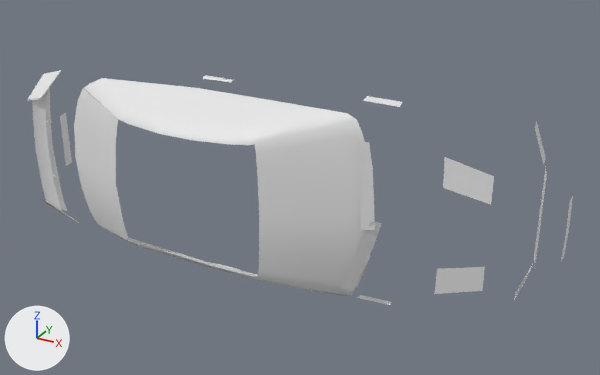
The OBJ model BMW/M3GTR/Meshes/trims.obj, before and after one commit.
The view is the same before and after, from a camera (50 mm lens) standing at (123.3, -234.1, 105.5) and looking at (7.3, -23.2, 0.0). Lighting does not change. The marker at lower left points along +X, +Y and +Z. The first picture is the older version. Where no turn or scale is listed for an object, it has been applied to the vertices.

Script lines for the objects in view, before the commit:
```python
me_shape13_004 = bpy.data.meshes.new('shape13.004')
me_shape13_004.from_pydata(...)  # 66 vertices, 94 faces; spans x -67.4..29.8, y -48.6..-30.6, z -30.4..30.4
me_shape18 = bpy.data.meshes.new('shape18')
me_shape18.from_pydata(...)  # 18 vertices, 14 faces; spans x -89.0..88.0, y -28.0..-10.0, z -10.0..10.0
me_shape4_callback_47_b0 = bpy.data.meshes.new('shape4_callback_47_b0')
me_shape4_callback_47_b0.from_pydata(...)  # 16 vertices, 16 faces; spans x -89.6..-79.4, y -40.3..-32.9, z -28.8..28.8
ob_shape13_004 = bpy.data.objects.new('shape13.004', me_shape13_004)
ob_shape13_004.location = (0.0, 0.0, 0.0)
ob_shape18 = bpy.data.objects.new('shape18', me_shape18)
ob_shape18.location = (0.0, 0.0, 0.0)
ob_shape4_callback_47_b0 = bpy.data.objects.new('shape4_callback_47_b0', me_shape4_callback_47_b0)
ob_shape4_callback_47_b0.location = (0.0, 0.0, 0.0)
# also in view: 'shape11.013' at (33.0, -32.9, -2.0); 'shape4_callback_47_b0.001' at (-85.5, -37.8, 0.0); 'shape11.007' at (77.2, -9.0, 0.0); 'shape13.001' at (20.9, -39.0, 0.0); 'shape11.011' at (62.6, -28.4, 0.0)
```
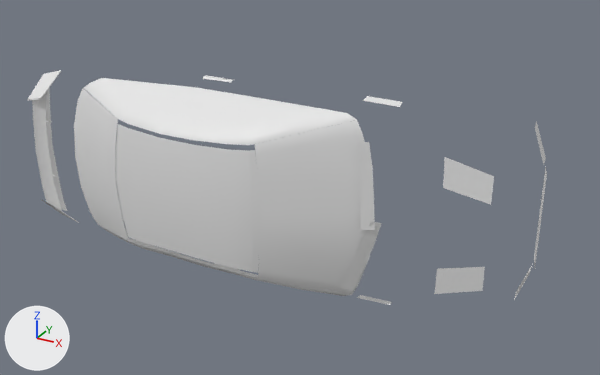
What changed in the scene script:
```text
Add me_shape15_004:
    me_shape15_004.from_pydata([(5.3, -45.9, 20.0), (3.7, -46.7, 19.8), (6.3, -46.6, 12.2), (4.4, -47.3, 12.3), (6.8, -47.0, 0.0), (4.8, -47.7, 0.0), (5.3, -45.9, -20.0), (3.7, -46.7, -19.8), (6.3, -46.6, -12.2), (4.4, -47.3, -12.3)], [], [(3, 0, 1), (5, 2, 3), (9, 6, 8), (5, 8, 4), (3, 2, 0), (5, 4, 2), (9, 7, 6), (5, 9, 8)])
Add me_shape11_018:
    me_shape11_018.from_pydata(...)  # 30 vertices, 40 faces; spans x -46.4..4.8, y -50.0..-46.6, z -19.8..19.8
Remove ob_shape18:
    ob_shape18 = bpy.data.objects.new('shape18', me_shape18)
    ob_shape18.location = (0.0, 0.0, 0.0)
Add ob_shape15_004:
    ob_shape15_004 = bpy.data.objects.new('shape15.004', me_shape15_004)
    ob_shape15_004.location = (0.0, 0.0, 0.0)
Add ob_shape11_018:
    ob_shape11_018 = bpy.data.objects.new('shape11.018', me_shape11_018)
    ob_shape11_018.location = (0.0, 0.0, 0.0)
```

Pixel boxes (x1, y1, x2, y2) of what changed, in the pictures (600 x 375 px):
'shape11.018', added: after (116, 124, 253, 272)
'shape15.004', added: after (249, 150, 259, 273)
'shape18', deleted: before (60, 113, 573, 261)
